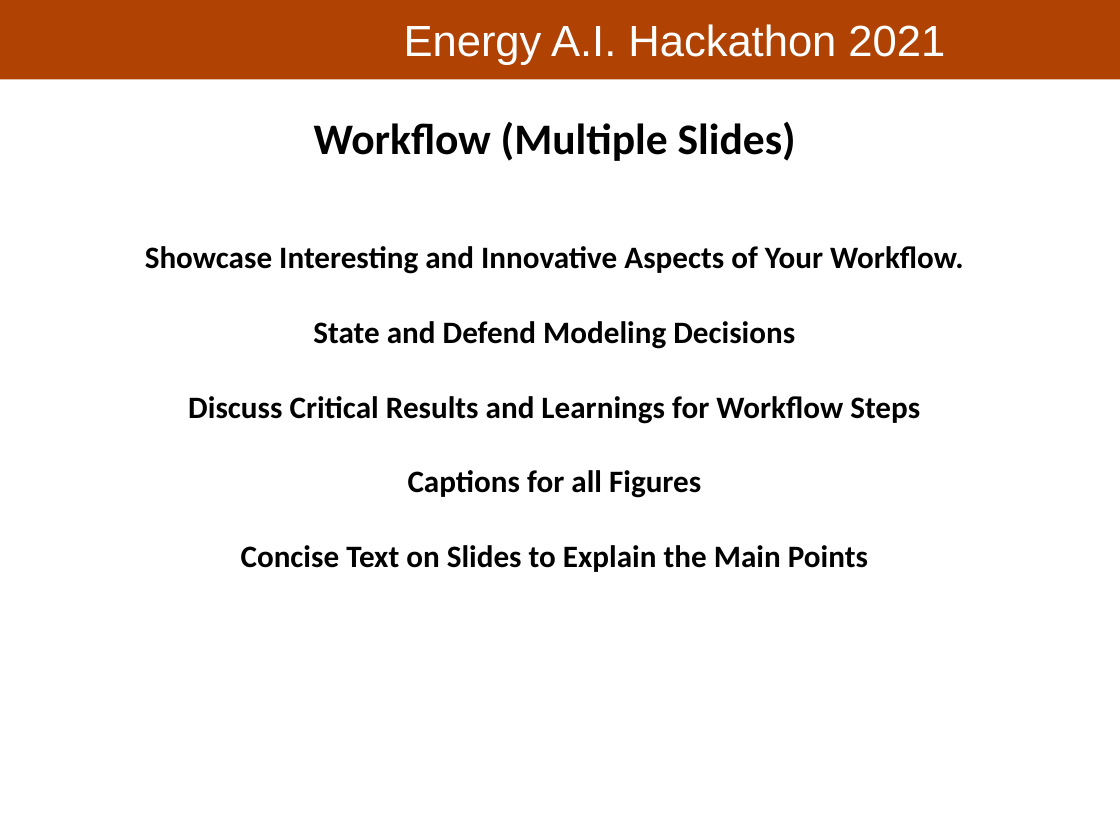
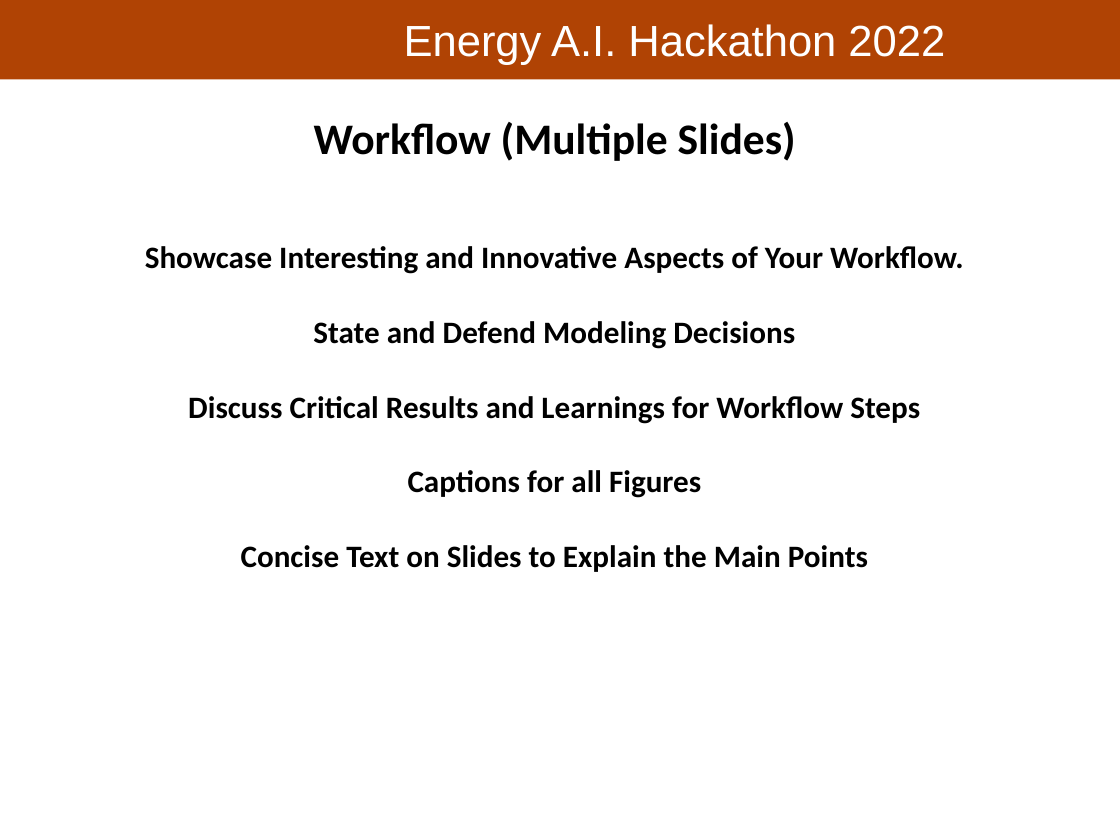
Before and after one commit to PGEHackathon/resources, a slide deck: slide 4 of Hackathon_PresentationTemplate.pptx. Drawn at 1120x840 pixels with LibreOffice and Linux fonts; fonts in the diff are those of the drawing; background and template pictures are left out. Boxes give left, top, right and bottom in pixels: in the first picture for what was removed or moved away, otherwise in the second. Text is boxed around its words. In the diff, an @@ line names an element or a change of style, - is before the commit and + after.

```diff
--- a/Hackathon_PresentationTemplate.pptx
+++ b/Hackathon_PresentationTemplate.pptx
@@ text at (x1=404, y1=24, x2=945, y2=65): text changed @@
-Energy A.I. Hackathon 2021
+Energy A.I. Hackathon 2022
```
Also in this commit, not shown: 5 other slides changed, 1 other file.
